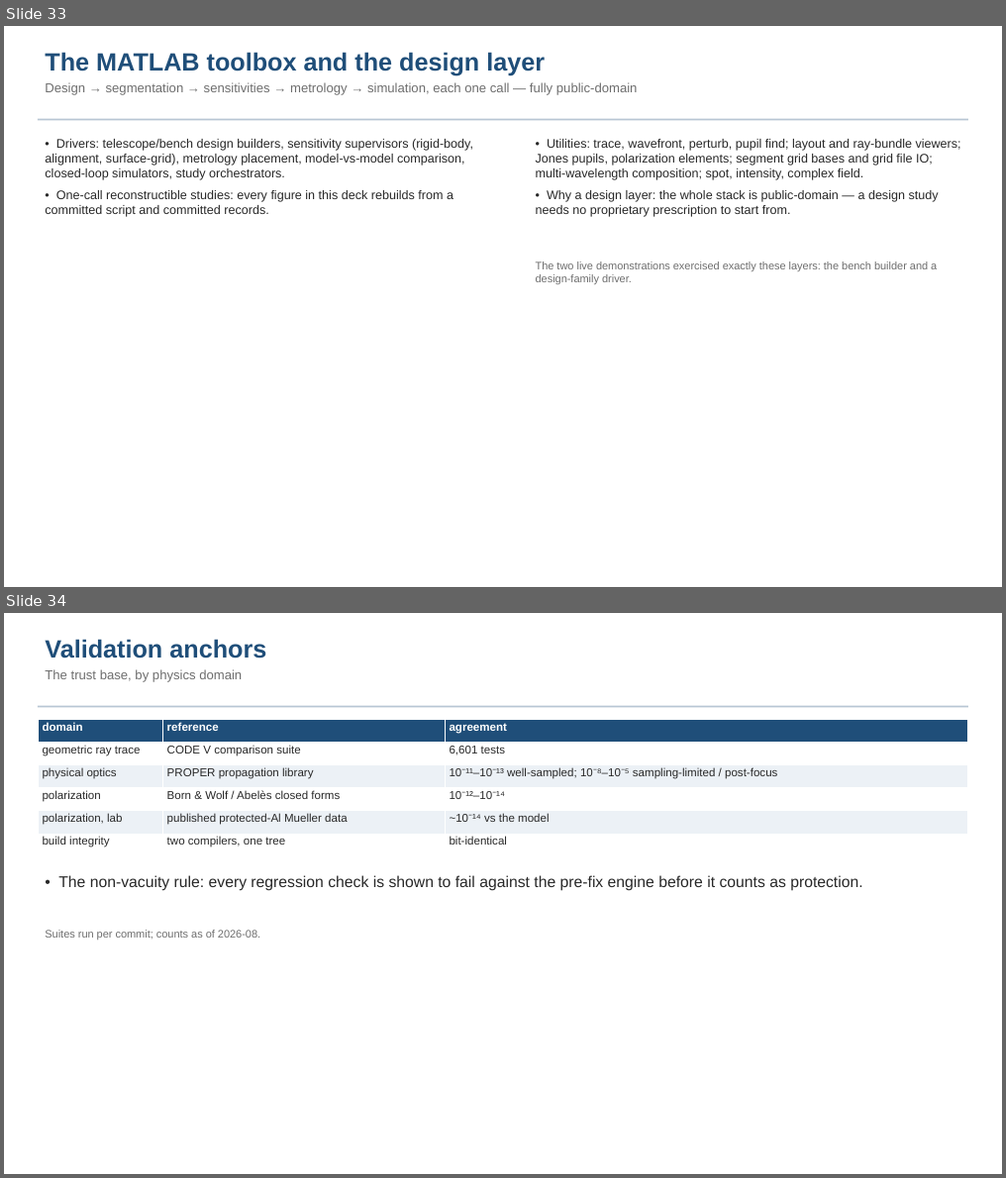
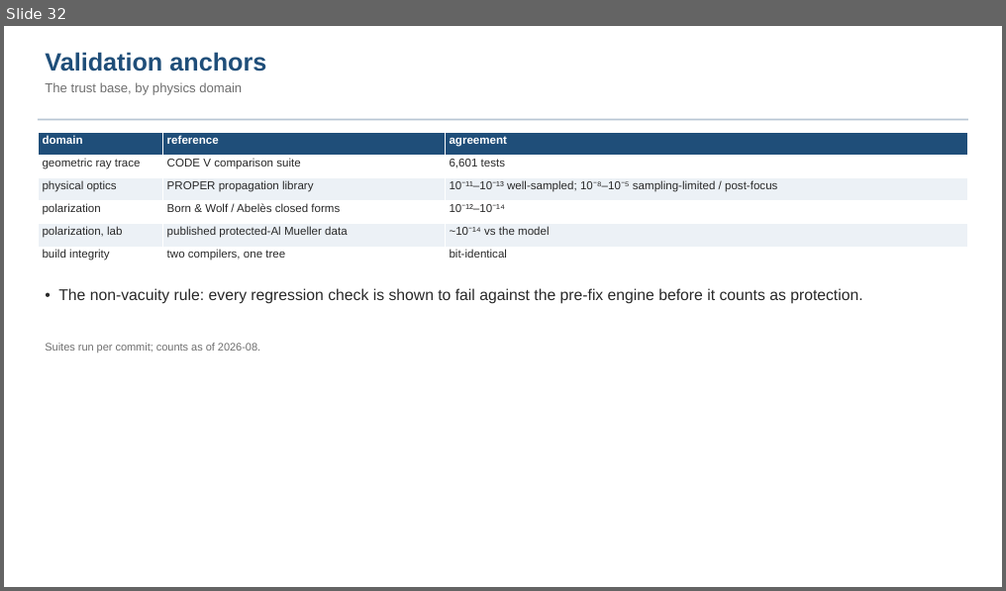
Before and after one commit to nasa-jpl/macos, a slide deck: demo_session/baseline_pass3.pptx. Shown one above the other, each under a label of ours: slides 33 and 34 before the commit, slide 32 after it. The pictures are 1006x1178 and 1006x591 pixels, drawn with LibreOffice and Linux fonts; fonts in the diff are those of the drawing. Boxes give left, top, right and bottom in pixels: in the first picture for what was removed or moved away, otherwise in the second. Text is boxed around its words. In the diff, an @@ line names an element or a change of style, - is before the commit and + after.

```diff
--- a/demo_session/baseline_pass3.pptx
+++ b/demo_session/baseline_pass3.pptx
@@ slide 33 removed at (4, 26, 1002, 587), background #FFFFFF @@
@@ text removed at (45, 52, 638, 95) @@
-The MATLAB toolbox and the design layer
-Design → segmentation → sensitivities → metrology → simulation, each one call — fully public-domain
@@ rectangle removed at (38, 119, 968, 120) @@
@@ text removed at (45, 139, 473, 217) @@
-• Drivers: telescope/bench design builders, sensitivity supervisors (rigid-body, alignment, surface-grid), metrology placement, model-vs-model comparison, closed-loop simulators, study orchestrators.
-• One-call reconstructible studies: every figure in this deck rebuilds from a committed script and committed records.
@@ text removed at (536, 139, 961, 217) @@
-• Utilities: trace, wavefront, perturb, pupil find; layout and ray-bundle viewers; Jones pupils, polarization elements; segment grid bases and grid file IO; multi-wavelength composition; spot, intensity, complex field.
-• Why a design layer: the whole stack is public-domain — a design study needs no proprietary prescription to start from.
@@ text removed at (536, 262, 937, 284) @@
-The two live demonstrations exercised exactly these layers: the bench builder and a design-family driver.
@@ what was slide 34 is now slide 32 @@
```
Also in this commit, not shown: 1 slide changed, 1 slide added, 2 other slides removed, 3 other files.
